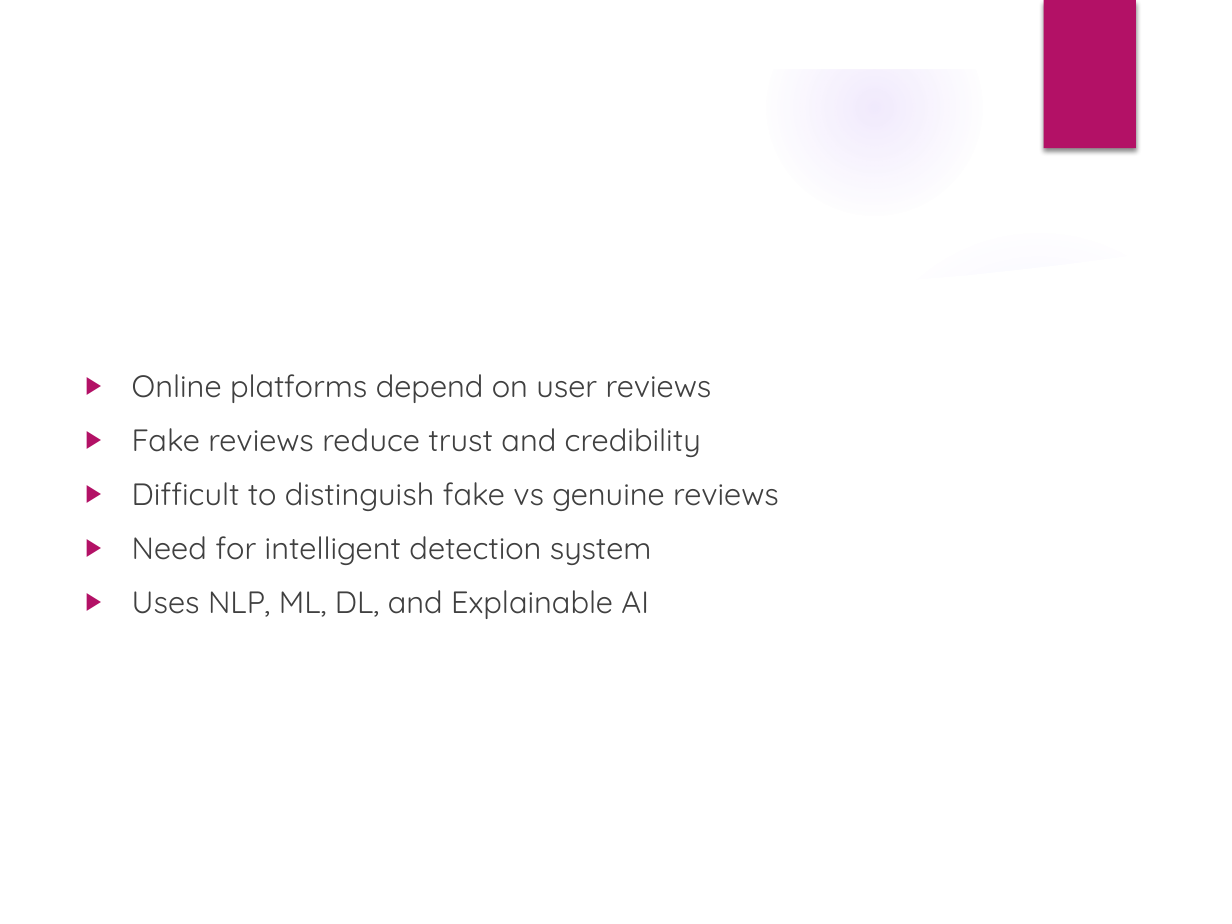
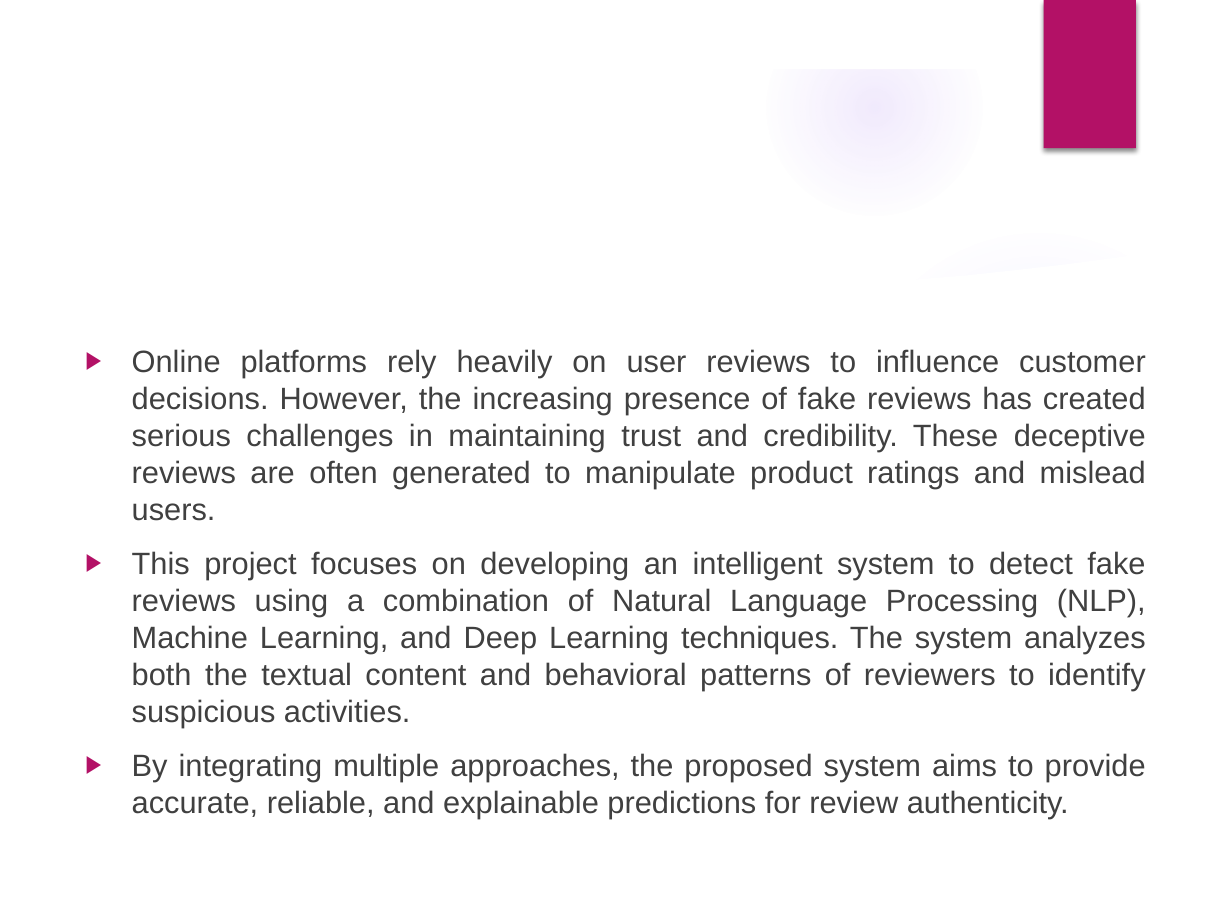
Before and after one commit to 24-Pranav/Fake_Review_Detection, a slide deck: slide 3 of documentation/Fake_Review_Detection_Presentation.pptx. Drawn at 1232x924 pixels with LibreOffice and Linux fonts; fonts in the diff are those of the drawing; background and template pictures are left out. Boxes give left, top, right and bottom in pixels: in the first picture for what was removed or moved away, otherwise in the second. Text is boxed around its words. In the diff, an @@ line names an element or a change of style, - is before the commit and + after.

```diff
--- a/documentation/Fake_Review_Detection_Presentation.pptx
+++ b/documentation/Fake_Review_Detection_Presentation.pptx
@@ text at bbox=[132, 349, 1146, 818]: text changed; font Quicksand to Arial @@
-▶ Online platforms depend on user reviews
-▶ Fake reviews reduce trust and credibility
-▶ Difficult to distinguish fake vs genuine reviews
-▶ Need for intelligent detection system
-▶ Uses NLP, ML, DL, and Explainable AI
+▶ Online platforms rely heavily on user reviews to influence customer decisions. However, the increasing presence of fake reviews has created serious challenges in maintaining trust and credibility. These deceptive reviews are often generated to manipulate product ratings and mislead users.
+▶ This project focuses on developing an intelligent system to detect fake reviews using a combination of Natural Language Processing (NLP), Machine Learning, and Deep Learning techniques. The system analyzes both the textual content and behavioral patterns of reviewers to identify suspicious activities.
+▶ By integrating multiple approaches, the proposed system aims to provide accurate, reliable, and explainable predictions for review authenticity.
```
Also in this commit, not shown: 6 other slides changed, 2 slides added, 1 other file.
